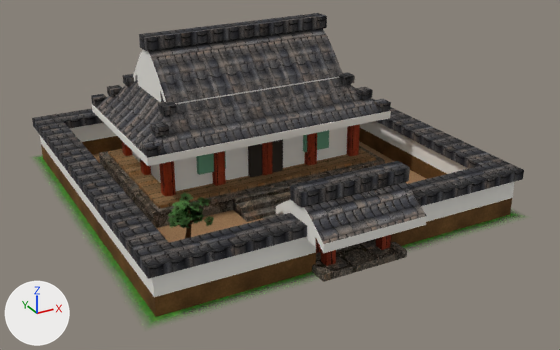
What one commit did to the Blender file buildings/city_buildings/37_nara_kizoku_kawara/nara_04_kizoku_kawara.blend.
Camera for both pictures: a 50 mm lens placed at (-1.65, -3.24, 1.64), pointed at (0.03, -0.19, 0.12). Lighting does not change. The marker at lower left points along +X, +Y and +Z. The first picture is the older version.

The older version as bpy lines, for what is in view:
```python
me_nara_04_kizoku_kawara_mesh = bpy.data.meshes.new('nara_04_kizoku_kawara_mesh')
me_nara_04_kizoku_kawara_mesh.from_pydata(...)  # 592 vertices, 434 faces; spans x -0.96..0.96, y -1.03..0.96, z 0.0..0.79
me_nara_04_kizoku_kawara_mesh.materials.append(mat_nara_kawara)
me_nara_04_kizoku_kawara_mesh.materials.append(mat_nara_kawara_ridge)
me_nara_04_kizoku_kawara_mesh.materials.append(mat_nara_vermilion)
me_nara_04_kizoku_kawara_mesh.materials.append(mat_nara_plaster)  # white #eceae3
me_nara_04_kizoku_kawara_mesh.materials.append(mat_nara_earthwall)
me_nara_04_kizoku_kawara_mesh.materials.append(mat_nara_renjigreen)  # green #699e81
me_nara_04_kizoku_kawara_mesh.materials.append(mat_nara_doordark)  # dark grey #352f29
me_nara_04_kizoku_kawara_mesh.materials.append(mat_nara_woodplain)
me_nara_04_kizoku_kawara_mesh.materials.append(mat_nara_stone_podium)
me_nara_04_kizoku_kawara_mesh.materials.append(mat_nara_gravel)
me_nara_04_kizoku_kawara_mesh.materials.append(mat_nara_featheredlawn_s0)
me_tree_pine_550_mesh = bpy.data.meshes.new('Tree_pine_550_mesh')
me_tree_pine_550_mesh.from_pydata(...)  # 336 vertices, 115 faces; spans x -0.68..-0.455, y -0.598..-0.346, z 0.002..0.267
# faces by material slot: [38, 60, 17]
me_tree_pine_550_mesh.materials.append(mat_treelib_trunk_s0)
me_tree_pine_550_mesh.materials.append(mat_treelib_pine_s0)
me_tree_pine_550_mesh.materials.append(mat_treelib_shadow_s0)
ob_nara_04_kizoku_kawara_mesh = bpy.data.objects.new('nara_04_kizoku_kawara_mesh', me_nara_04_kizoku_kawara_mesh)
ob_nara_04_kizoku_kawara_mesh.location = (0.0, 0.0, 0.0)
ob_tree_pine_550 = bpy.data.objects.new('Tree_pine_550', me_tree_pine_550_mesh)
ob_tree_pine_550.location = (0.0, 0.0, 0.0)
```
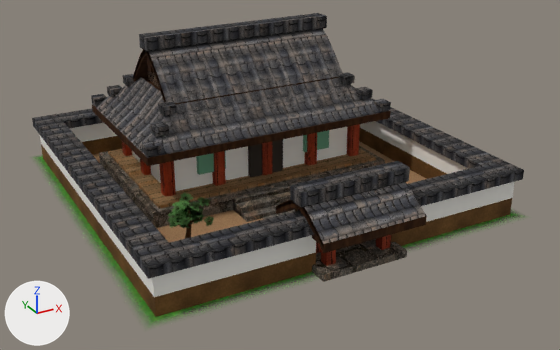
The change, as a list of edits to the scene's bpy script:
```text
Add img_tsuma_kirengoshi_png:
    img_tsuma_kirengoshi_png = load_image('tsuma_kirengoshi.png', '../../../Texture/tsuma_kirengoshi.png', 512, 256, 'sRGB')
Add mat_nara_goldfinial:
    mat_nara_goldfinial = principled_material('Nara_GoldFinial')
    mat_nara_goldfinial.base_color = (0.76, 0.58, 0.18)  # yellow #e2c876
    mat_nara_goldfinial.metallic = 0.35
    mat_nara_goldfinial.roughness = 0.45
    mat_nara_goldfinial.specular_ior_level = 0.14
Add mat_nara_wooddark:
    mat_nara_wooddark = bpy.data.materials.new('Nara_WoodDark')
    # colours: beige #a69079
    # uses the picture img_丸太_樹皮_png
Add mat_nara_tsumakirengoshi:
    mat_nara_tsumakirengoshi = bpy.data.materials.new('Nara_TsumaKirengoshi')
    # uses the picture img_tsuma_kirengoshi_png
Change me_nara_04_kizoku_kawara_mesh:
    used by ob_nara_04_kizoku_kawara_mesh; location = (0.0, 0.0, 0.0)
    remove me_nara_04_kizoku_kawara_mesh.from_pydata(...)  # 592 vertices, 434 faces; spans x -0.96..0.96, y -1.03..0.96, z 0.0..0.79
    add me_nara_04_kizoku_kawara_mesh.from_pydata(...)  # 868 vertices, 578 faces; spans x -0.96..0.96, y -1.03..0.96, z 0.0..0.79
    me_nara_04_kizoku_kawara_mesh part 1: a new loose piece, a box spanning x -0.468..-0.444, y 0.18..0.22, z 0.614..0.688, in mat_nara_wooddark
    me_nara_04_kizoku_kawara_mesh part 2
    8 vertices are removed from x -0.48..0.48, y -0.97..0.36, z 0.17..0.48
    4 faces are deleted
    124 vertices are added at x -0.48..0.42, y -1.03..0.44, z 0.17..0.73
    96 new vertices lie (0.06, 0.0, 0.0) away from vertices in x -0.48..0.42, y -1.03..0.44, z 0.19..0.73
    4 new faces join them, mat_nara_tsumakirengoshi
    96 new faces join them, mat_nara_wooddark
    me_nara_04_kizoku_kawara_mesh part 3: 47 faces spanning x -0.65..0.65, y -1.03..0.62, z 0.17..0.74 switch from mat_nara_plaster (white #eceae3) to mat_nara_wooddark
    other edits to the shape of me_nara_04_kizoku_kawara_mesh do not show in these pictures
    add me_nara_04_kizoku_kawara_mesh.materials.append(mat_nara_goldfinial)  # yellow #e2c876
    add me_nara_04_kizoku_kawara_mesh.materials.append(mat_nara_tsumakirengoshi)
```

Where the change shows, as pixel boxes [x1, y1, x2, y2] in the pictures (560 x 350 px):
part 1 of me_nara_04_kizoku_kawara_mesh, added
    after: [147, 57, 154, 72]
part 2 of me_nara_04_kizoku_kawara_mesh, cut back
    before: [137, 54, 315, 246]
    after: [133, 51, 324, 249]
part 3 of me_nara_04_kizoku_kawara_mesh, recoloured
    both: [92, 50, 427, 253]
